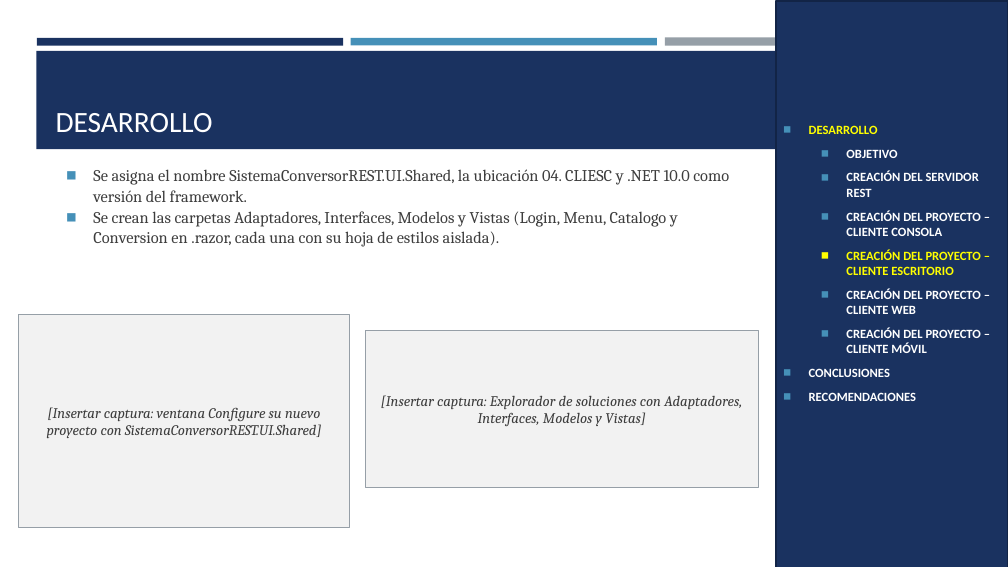
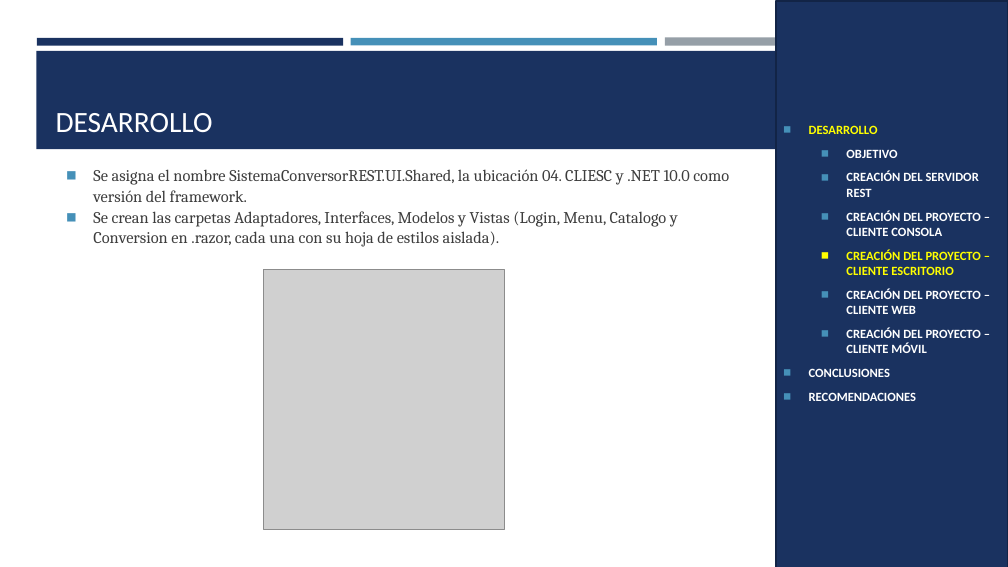
Before and after one commit to Teo344/Arquitectura_GRUPO03, a slide deck: slide 29 of TI.1.4. PAO202651_RESTFUL_DOTNET_SINBDD_NRC36884_GR03/05. DOCUMENTACION/PRESENTACION TI.1.4. RESTFUL sin BDD en DOTNET GR03.pptx. Drawn at 1008x567 pixels with LibreOffice and Linux fonts; fonts in the diff are those of the drawing; grey boxes stand for pictures. Boxes give left, top, right and bottom in pixels: in the first picture for what was removed or moved away, otherwise in the second. Text is boxed around its words. In the diff, an @@ line names an element or a change of style, - is before the commit and + after.

Commit message:
feat:add ppt for rest dotnet

```diff
--- a/TI.1.4. PAO202651_RESTFUL_DOTNET_SINBDD_NRC36884_GR03/05. DOCUMENTACION/PRESENTACION TI.1.4. RESTFUL sin BDD en DOTNET GR03.pptx
+++ b/TI.1.4. PAO202651_RESTFUL_DOTNET_SINBDD_NRC36884_GR03/05. DOCUMENTACION/PRESENTACION TI.1.4. RESTFUL sin BDD en DOTNET GR03.pptx
@@ picture added at [264,270,504,530] @@
@@ rectangle removed at [19,315,350,528] @@
-[Insertar captura: ventana Configure su nuevo proyecto con SistemaConversorREST.UI.Shared]
@@ rectangle removed at [366,331,758,488] @@
-[Insertar captura: Explorador de soluciones con Adaptadores, Interfaces, Modelos y Vistas]
```
Also in this commit, not shown: 25 other slides changed, 3 slides removed, 1 other file.
